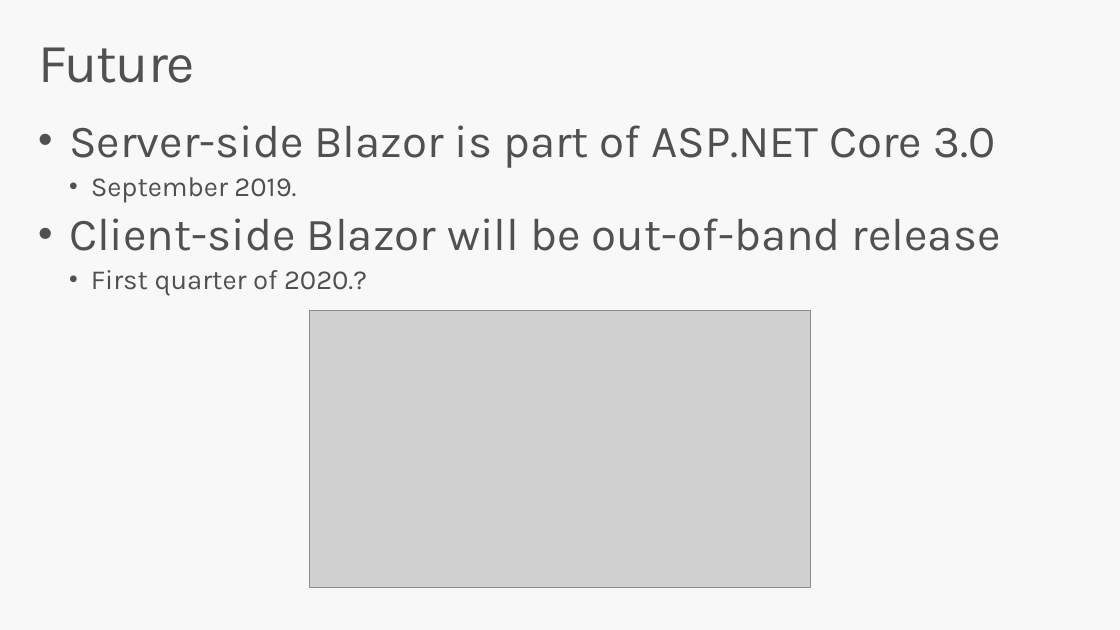
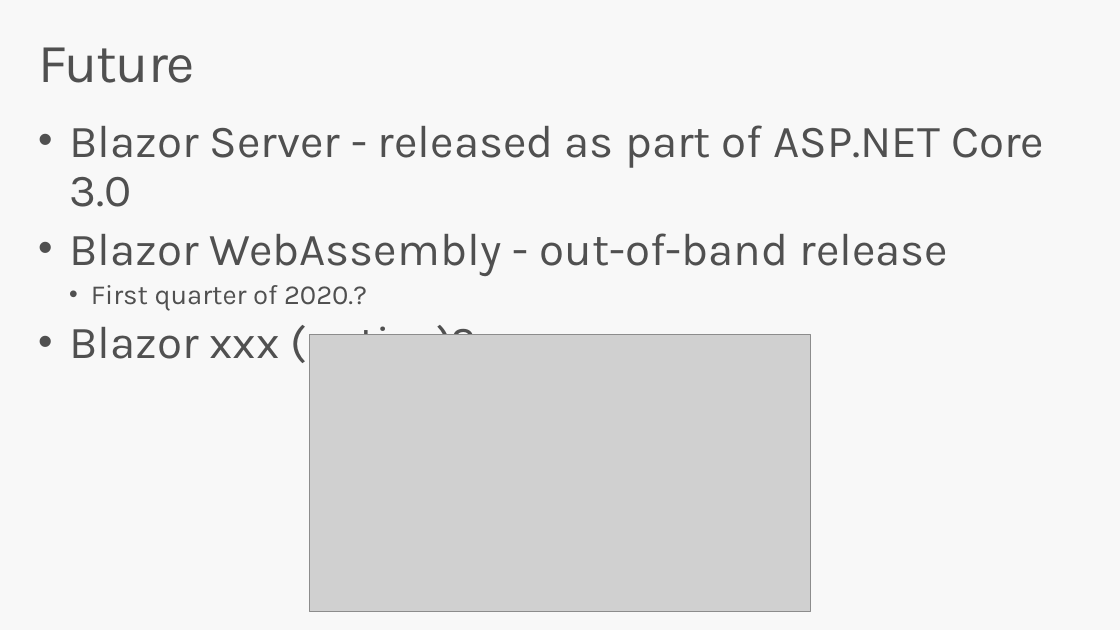
Before and after one commit to miroslavpopovic/aspnetcore-workshop, a slide deck: slide 15 of docs/blazor-introduction.pptx. Drawn at 1120x630 pixels with LibreOffice and Linux fonts; fonts in the diff are those of the drawing; grey boxes stand for pictures. Boxes give left, top, right and bottom in pixels: in the first picture for what was removed or moved away, otherwise in the second. Text is boxed around its words. In the diff, an @@ line names an element or a change of style, - is before the commit and + after.

Commit message:
Update Blazor client instructions part

```diff
--- a/docs/blazor-introduction.pptx
+++ b/docs/blazor-introduction.pptx
@@ text at [69,125,1044,276]: text changed @@
-• Server-side Blazor is part of ASP.NET Core 3.0
-  • September 2019.
-• Client-side Blazor will be out-of-band release
+• Blazor Server - released as part of ASP.NET Core 3.0
+• Blazor WebAssembly - out-of-band release
@@ text at [69,325,475,370]: paragraph added @@
+• Blazor xxx (native)?
@@ picture: place and size @@
-picture at [309,310,811,587]
+picture at [309,334,811,612]
```
Also in this commit, not shown: 5 other slides changed, 5 other files.
